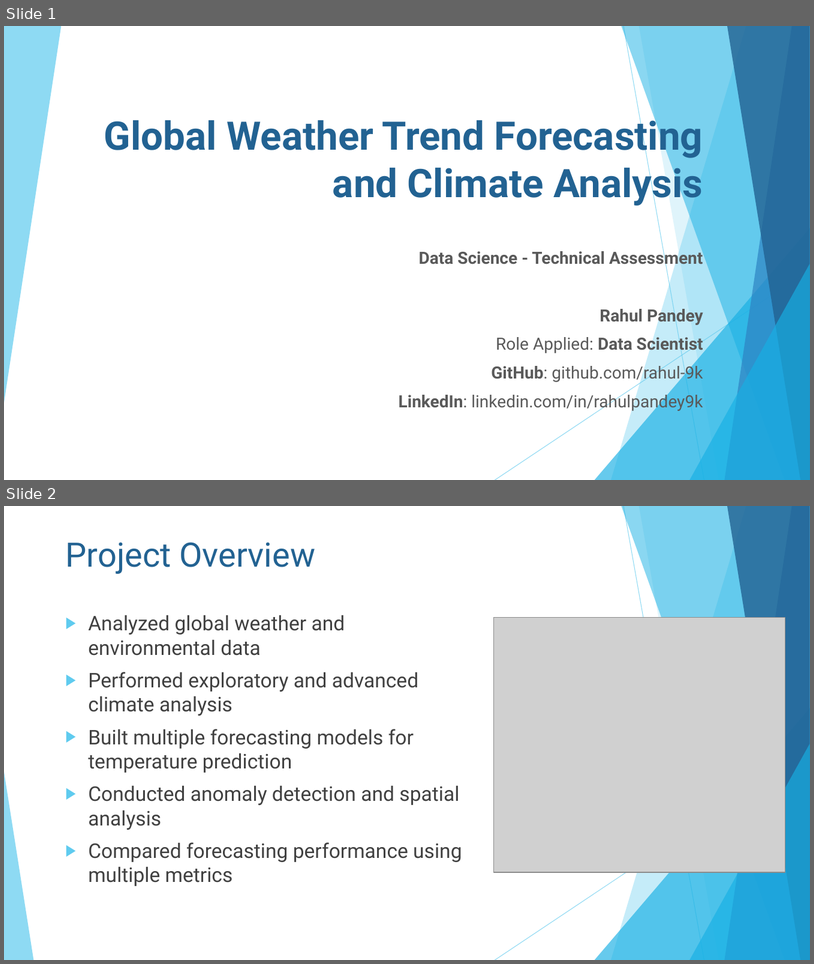
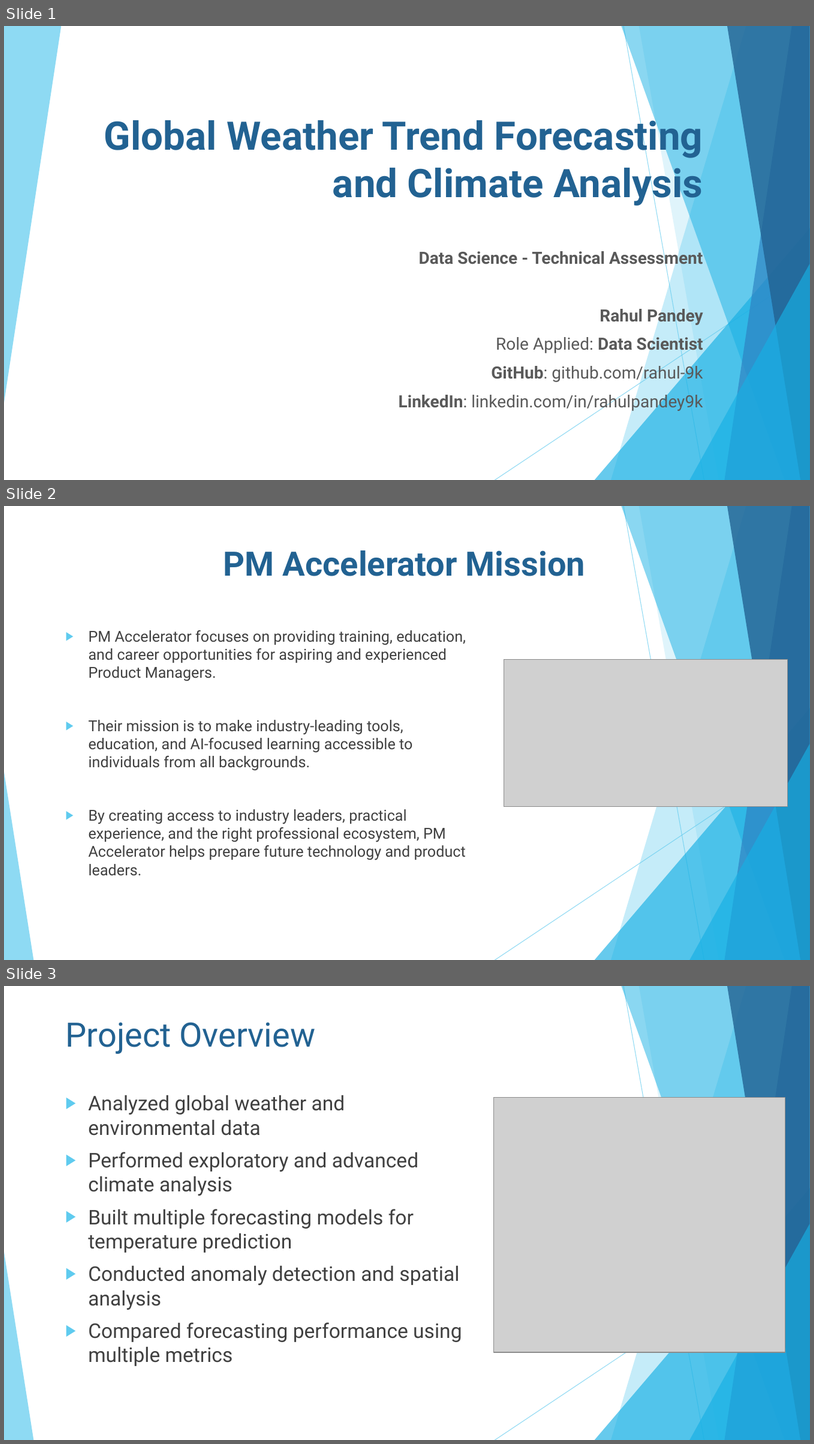
Before and after one commit to rahul-9k/global-weather-trend-forecasting, a slide deck: report/weather_forecasting_presentation.pptx. Shown one above the other, each under a label of ours: slides 1 and 2 before the commit, slides 1, 2 and 3 after it. The pictures are 814x964 and 814x1444 pixels, drawn with LibreOffice and Linux fonts; fonts in the diff are those of the drawing; grey boxes stand for pictures. Boxes give left, top, right and bottom in pixels: in the first picture for what was removed or moved away, otherwise in the second. Text is boxed around its words. In the diff, an @@ line names an element or a change of style, - is before the commit and + after.

Commit message:
ppt changes

```diff
--- a/report/weather_forecasting_presentation.pptx
+++ b/report/weather_forecasting_presentation.pptx
@@ slide 2 added at box(4, 506, 810, 960), background #FFFFFF; not listed: 10 template elements that a slide beside it also shows @@
@@ title added at box(224, 550, 585, 576), 40 pt, text #226292, bold @@
+PM Accelerator Mission
@@ text added at box(89, 630, 466, 876), 18 pt, text #404040 @@
+▶ PM Accelerator focuses on providing training, education, and career opportunities for aspiring and experienced Product Managers.
+▶ Their mission is to make industry-leading tools, education, and AI-focused learning accessible to individuals from all backgrounds.
+▶ By creating access to industry leaders, practical experience, and the right professional ecosystem, PM Accelerator helps prepare future technology and product leaders.
@@ picture added at box(504, 659, 788, 807) @@
@@ what was slide 2 is now slide 3 @@
```
